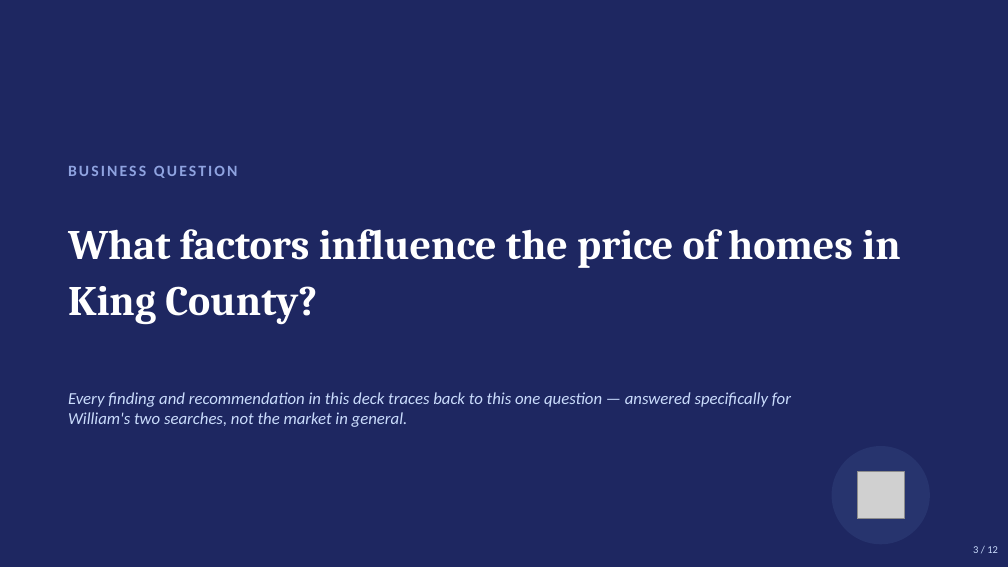
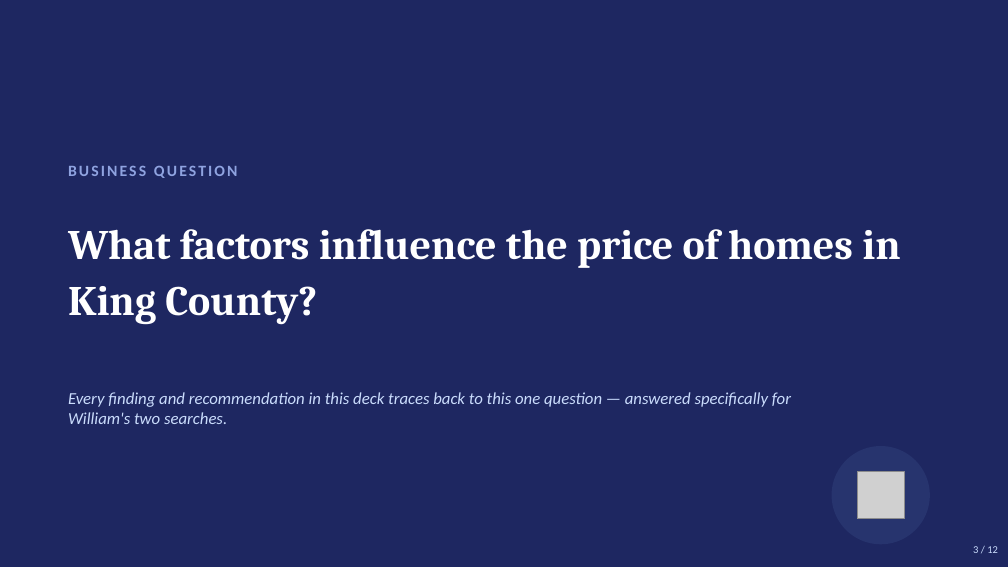
Before and after one commit to jolennd/ds-eda-project, a slide deck: slide 3 of presentation.pptx. Drawn at 1008x567 pixels with LibreOffice and Linux fonts; fonts in the diff are those of the drawing; grey boxes stand for pictures. Boxes give left, top, right and bottom in pixels: in the first picture for what was removed or moved away, otherwise in the second. Text is boxed around its words. In the diff, an @@ line names an element or a change of style, - is before the commit and + after.

```diff
--- a/presentation.pptx
+++ b/presentation.pptx
@@ text at [68, 392, 791, 424]: text changed @@
-Every finding and recommendation in this deck traces back to this one question — answered specifically for William's two searches, not the market in general.
+Every finding and recommendation in this deck traces back to this one question — answered specifically for William's two searches.
```
Also in this commit, not shown: 4 other slides changed, 1 other file.
